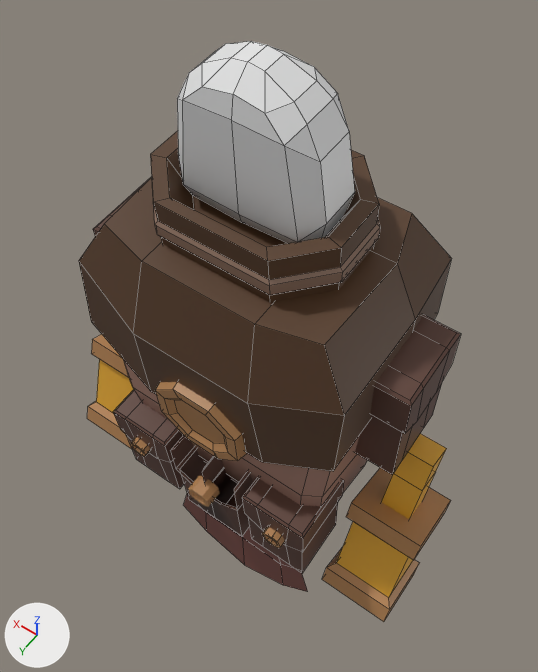
Before and after pictures for a commit that changed the FBX model FMP/Assets/ITEMS/BACKPACK.fbx.
One viewpoint serves both versions: a camera (50 mm lens) standing at (-2.94, 5.93, 13.95) and looking at (0.22, 1.51, 7.01). The axes (+X, +Y, +Z) are drawn at lower left. The lights are the same throughout. Mesh edges are drawn as thin lines on the coarser meshes. Where no turn or scale is listed for an object, it has been applied to the vertices. Vertices at the same position are counted once.
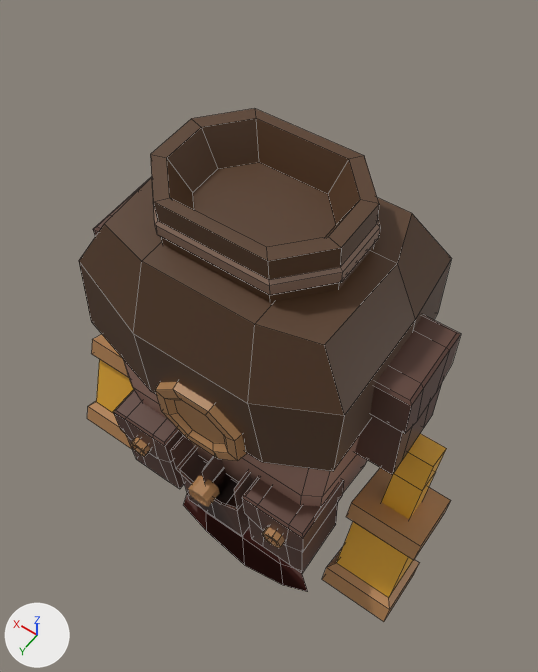
The change, as a diff of the scene's bpy script:
```diff
--- a/FMP/Assets/ITEMS/BACKPACK.fbx.py
+++ b/FMP/Assets/ITEMS/BACKPACK.fbx.py
@@ me_plane_001 @@
 # used by ob_plane_001; location = (0.0, 2.49, 4.15)
-me_plane_001.from_pydata(...)  # 25 vertices, 16 faces; spans x -1.19..1.19, y 0.0, z -1.95..1.24
+me_plane_001.from_pydata(...)  # 50 vertices, 32 faces; spans x -1.19..1.19, y 0.0, z -1.95..1.24
+# me_plane_001 part 1: a new loose piece of 25 vertices spanning x -1.19..1.19, y 0.0, z -1.95..1.24, in mat_mouth (its picture is missing)
 me_plane_001.materials.append(mat_mouth)
@@ ob_cube @@
-ob_cube = bpy.data.objects.new('Cube', me_cube)
-ob_cube.location = (0.0, 1.91, 10.22)
```

Boxes [x1, y1, x2, y2] around the edits, measured in the pictures (538 x 672 px):
'Cube', deleted: before [177, 41, 355, 243]
part 1 of me_plane_001, added (red): after [184, 494, 308, 592]
